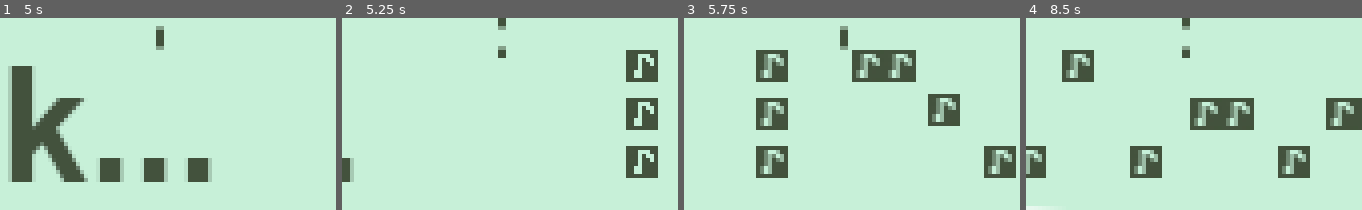
Above: before the commit, frames 1-4 (left to right).
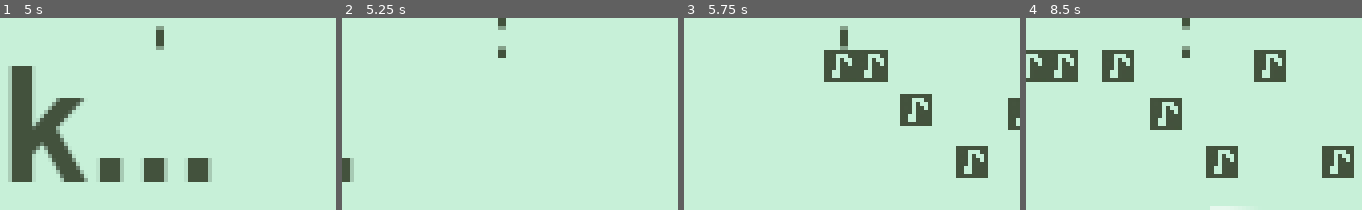
Above: after the commit, the same moments.

Repository: TakacsArtur/CinoRitmo
Game: Godot game, scene res://01/01_01.tscn
The game is run twice, just before and just after one commit, with the same random seed, the same clock (stepped at 60 frames per second) and the same inputs.
Inputs:
- Up to frame 1 (5 s): hold X (botrow) 0.53-1.28 s; tap S (midrow) at 1.35, 4.35 s; hold Space (strum) 2.03-2.78 s; tap W (toprow) at 2.85 s; hold X (botrow) 3.53-4.28 s
- Up to frame 2 (5.25 s): hold Space (strum) from 5.03 s (still down)
- Up to frame 3 (5.75 s): keep holding Space (strum)
- Up to frame 4 (8.5 s): release Space (strum) at 5.78 s; tap W (toprow) at 5.85 s; hold X (botrow) 6.53-7.28 s; tap S (midrow) at 7.35 s; hold Space (strum) from 8.03 s (still down)

Frame 1 is identical in both runs. In frame 2, 3.8% of the frame differs, in the area x 84-95%, y 16-84%; in frame 3, 13%; in frame 4, 17%, in the area x 0-100%, y 16-100%.

Commit message:
first stage is kinda playable now

Diff:
--- a/cinoritmo/01/01_01.tscn
+++ b/cinoritmo/01/01_01.tscn
@@ -1,9 +1,10 @@
-[gd_scene load_steps=29 format=3 uid="uid://ttqelvba0dsy"]
+[gd_scene load_steps=30 format=3 uid="uid://ttqelvba0dsy"]
 
 [ext_resource type="Texture2D" uid="uid://damkd2c0gvcye" path="res://Assets/Jpegs/General/background.png" id="1_1odnx"]
 [ext_resource type="Texture2D" uid="uid://cdjqggj34y1xr" path="res://Assets/Jpegs/General/titel_card.png" id="1_wg34e"]
 [ext_resource type="Script" path="res://01/player_contrrol.gd" id="2_nd7de"]
 [ext_resource type="Texture2D" uid="uid://bbvbsdgy26ek4" path="res://Assets/Jpegs/Beatmarker/beatmarker.png" id="4_2mq13"]
+[ext_resource type="AudioStream" uid="uid://cdx4a3w3ikq76" path="res://Assets/02_Hallotad_E_Hiret/zala.mp3" id="4_x6fek"]
 [ext_resource type="Texture2D" uid="uid://d4khrceasx376" path="res://Assets/Jpegs/Beatmarker/beatmarker_2.png" id="5_anyw3"]
 [ext_resource type="Texture2D" uid="uid://o31moht0nf5g" path="res://Assets/Jpegs/Notemarker/noteMarker.jpg" id="6_vl30o"]
 
@@ -100,26 +101,25 @@
 scale = Vector2(8.54762, 1)
 texture = ExtResource("1_1odnx")
 
+[node name="Repeatarea1" type="Area2D" parent="."]
+position = Vector2(189, 13)
+
+[node name="CollisionShape2D" type="CollisionShape2D" parent="Repeatarea1"]
+position = Vector2(4, 12)
+shape = SubResource("RectangleShape2D_cxxpv")
+
+[node name="01" type="AudioStreamPlayer" parent="Repeatarea1"]
+stream = ExtResource("4_x6fek")
+
 [node name="StartArea" type="Area2D" parent="."]
-position = Vector2(-190, 13)
-
-[node name="NoteMarker" type="Sprite2D" parent="StartArea"]
-texture_filter = 2
-position = Vector2(0, 24)
-texture = ExtResource("6_vl30o")
-
-[node name="NoteMarker2" type="Sprite2D" parent="StartArea"]
-texture_filter = 2
-position = Vector2(0, 12)
-texture = ExtResource("6_vl30o")
-
-[node name="Topwall" type="Sprite2D" parent="StartArea"]
-texture_filter = 2
-texture = ExtResource("6_vl30o")
+position = Vector2(-178, 13)
 
 [node name="CollisionShape2D" type="CollisionShape2D" parent="StartArea"]
-position = Vector2(0, 12)
+position = Vector2(4, 12)
 shape = SubResource("RectangleShape2D_cxxpv")
+
+[node name="01" type="AudioStreamPlayer" parent="StartArea"]
+stream = ExtResource("4_x6fek")
 
 [node name="EndArea" type="Area2D" parent="."]
 position = Vector2(650, 20)
@@ -141,6 +141,11 @@
 [node name="CollisionShape2D" type="CollisionShape2D" parent="EndArea"]
 position = Vector2(0, 12)
 shape = SubResource("RectangleShape2D_cxxpv")
+
+[node name="Zala" type="Node" parent="."]
+
+[node name="ZalaExternalPlayer" type="AudioStreamPlayer" parent="Zala"]
+stream = ExtResource("4_x6fek")
 
 [node name="CharacterBody2D" type="CharacterBody2D" parent="."]
 position = Vector2(-1082, 7)
@@ -163,6 +168,64 @@
 shape = SubResource("RectangleShape2D_tknu1")
 debug_color = Color(0.630455, 0.529542, 0, 0.42)
 
+[node name="topRow2" type="Area2D" parent="."]
+position = Vector2(367, 0)
+
+[node name="FirstNote" type="Sprite2D" parent="topRow2"]
+texture_filter = 2
+position = Vector2(-166, 13)
+texture = ExtResource("6_vl30o")
+
+[node name="SecondNote" type="Sprite2D" parent="topRow2"]
+texture_filter = 2
+position = Vector2(-158, 13)
+texture = ExtResource("6_vl30o")
+
+[node name="CollisionShape2D" type="CollisionShape2D" parent="topRow2"]
+position = Vector2(-162, 13)
+shape = SubResource("RectangleShape2D_4vks1")
+
+[node name="FirstNote7" type="Sprite2D" parent="topRow2"]
+texture_filter = 2
+position = Vector2(-86, 13)
+texture = ExtResource("6_vl30o")
+
+[node name="FirstNote6" type="Sprite2D" parent="topRow2"]
+texture_filter = 2
+position = Vector2(-94, 13)
+texture = ExtResource("6_vl30o")
+
+[node name="CollisionShape2D5" type="CollisionShape2D" parent="topRow2"]
+position = Vector2(-90, 13)
+shape = SubResource("RectangleShape2D_4xpjy")
+
+[node name="FirstNote8" type="Sprite2D" parent="topRow2"]
+texture_filter = 2
+position = Vector2(-72, 13)
+texture = ExtResource("6_vl30o")
+
+[node name="CollisionShape2D4" type="CollisionShape2D" parent="topRow2"]
+position = Vector2(-72, 13)
+shape = SubResource("RectangleShape2D_b3b1k")
+
+[node name="FirstNote11" type="Sprite2D" parent="topRow2"]
+texture_filter = 2
+position = Vector2(-34, 13)
+texture = ExtResource("6_vl30o")
+
+[node name="CollisionShape2D6" type="CollisionShape2D" parent="topRow2"]
+position = Vector2(-34, 13)
+shape = SubResource("RectangleShape2D_n6ji1")
+
+[node name="FirstNote21" type="Sprite2D" parent="topRow2"]
+texture_filter = 2
+position = Vector2(89, 14)
+texture = ExtResource("6_vl30o")
+
+[node name="CollisionShape2D3" type="CollisionShape2D" parent="topRow2"]
+position = Vector2(89, 14)
+shape = SubResource("RectangleShape2D_ksfp5")
+
 [node name="topRow" type="Area2D" parent="."]
 
 [node name="FirstNote" type="Sprite2D" parent="topRow"]
@@ -220,6 +283,82 @@
 position = Vector2(89, 14)
 shape = SubResource("RectangleShape2D_ksfp5")
 
+[node name="midRow2" type="Area2D" parent="."]
+position = Vector2(367, 0)
+
+[node name="FirstNote2" type="Sprite2D" parent="midRow2"]
+texture_filter = 2
+position = Vector2(-147, 24)
+texture = ExtResource("6_vl30o")
+
+[node name="CollisionShape2D7" type="CollisionShape2D" parent="midRow2"]
+position = Vector2(-147, 24)
+shape = SubResource("RectangleShape2D_i5rqr")
+
+[node name="FirstNote4" type="Sprite2D" parent="midRow2"]
+texture_filter = 2
+position = Vector2(-120, 25)
+texture = ExtResource("6_vl30o")
+
+[node name="CollisionShape2D2" type="CollisionShape2D" parent="midRow2"]
+position = Vector2(-120, 25)
+shape = SubResource("RectangleShape2D_d1fm1")
+
+[node name="FirstNote9" type="Sprite2D" parent="midRow2"]
+texture_filter = 2
+position = Vector2(-60, 25)
+texture = ExtResource("6_vl30o")
+
+[node name="CollisionShape2D" type="CollisionShape2D" parent="midRow2"]
+position = Vector2(-60, 25)
+shape = SubResource("RectangleShape2D_wfktj")
+
+[node name="FirstNote13" type="Sprite2D" parent="midRow2"]
+texture_filter = 2
+position = Vector2(-2, 25)
+texture = ExtResource("6_vl30o")
+
+[node name="FirstNote14" type="Sprite2D" parent="midRow2"]
+texture_filter = 2
+position = Vector2(6, 25)
+texture = ExtResource("6_vl30o")
+
+[node name="CollisionShape2D3" type="CollisionShape2D" parent="midRow2"]
+position = Vector2(2, 25)
+shape = SubResource("RectangleShape2D_4fg22")
+
+[node name="FirstNote16" type="Sprite2D" parent="midRow2"]
+texture_filter = 2
+position = Vector2(32, 25)
+texture = ExtResource("6_vl30o")
+
+[node name="FirstNote17" type="Sprite2D" parent="midRow2"]
+texture_filter = 2
+position = Vector2(40, 25)
+texture = ExtResource("6_vl30o")
+
+[node name="CollisionShape2D4" type="CollisionShape2D" parent="midRow2"]
+position = Vector2(36, 25)
+shape = SubResource("RectangleShape2D_tv1p4")
+
+[node name="FirstNote20" type="Sprite2D" parent="midRow2"]
+texture_filter = 2
+position = Vector2(78, 26)
+texture = ExtResource("6_vl30o")
+
+[node name="CollisionShape2D5" type="CollisionShape2D" parent="midRow2"]
+position = Vector2(78, 26)
+shape = SubResource("RectangleShape2D_d53gh")
+
+[node name="FirstNote22" type="Sprite2D" parent="midRow2"]
+texture_filter = 2
+position = Vector2(103, 26)
+texture = ExtResource("6_vl30o")
+
+[node name="CollisionShape2D6" type="CollisionShape2D" parent="midRow2"]
+position = Vector2(103, 26)
+shape = SubResource("RectangleShape2D_0vudq")
+
 [node name="midRow" type="Area2D" parent="."]
 
 [node name="FirstNote2" type="Sprite2D" parent="midRow"]
@@ -295,6 +434,87 @@
 position = Vector2(103, 26)
 shape = SubResource("RectangleShape2D_0vudq")
 
+[node name="bottomRow2" type="Area2D" parent="."]
+position = Vector2(367, 0)
+
+[node name="FirstNote3" type="Sprite2D" parent="bottomRow2"]
+texture_filter = 2
+position = Vector2(-133, 37)
+texture = ExtResource("6_vl30o")
+
+[node name="CollisionShape2D8" type="CollisionShape2D" parent="bottomRow2"]
+position = Vector2(-133, 37)
+shape = SubResource("RectangleShape2D_fh70s")
+
+[node name="FirstNote5" type="Sprite2D" parent="bottomRow2"]
+texture_filter = 2
+position = Vector2(-107, 37)
+texture = ExtResource("6_vl30o")
+
+[node name="CollisionShape2D9" type="CollisionShape2D" parent="bottomRow2"]
+position = Vector2(-107, 37)
+shape = SubResource("RectangleShape2D_5c4jm")
+
+[node name="FirstNote10" type="Sprite2D" parent="bottomRow2"]
+texture_filter = 2
+position = Vector2(-46, 37)
+texture = ExtResource("6_vl30o")
+
+[node name="CollisionShape2D" type="CollisionShape2D" parent="bottomRow2"]
+position = Vector2(-46, 37)
+shape = SubResource("RectangleShape2D_5wpry")
+
+[node name="FirstNote12" type="Sprite2D" parent="bottomRow2"]
+texture_filter = 2
+position = Vector2(-17, 37)
+texture = ExtResource("6_vl30o")
+
+[node name="CollisionShape2D2" type="CollisionShape2D" parent="bottomRow2"]
+position = Vector2(-17, 37)
+shape = SubResource("RectangleShape2D_m2cp3")
+
+[node name="FirstNote15" type="Sprite2D" parent="bottomRow2"]
+texture_filter = 2
+position = Vector2(20, 37)
+texture = ExtResource("6_vl30o")
+
+[node name="CollisionShape2D3" type="CollisionShape2D" parent="bottomRow2"]
+position = Vector2(20, 37)
+shape = SubResource("RectangleShape2D_oj0la")
+
+[node name="FirstNote18" type="Sprite2D" parent="bottomRow2"]
+texture_filter = 2
+position = Vector2(56, 37)
+texture = ExtResource("6_vl30o")
+
+[node name="CollisionShape2D4" type="CollisionShape2D" parent="bottomRow2"]
+position = Vector2(60, 37)
+shape = SubResource("RectangleShape2D_scvof")
+
+[node name="FirstNote19" type="Sprite2D" parent="bottomRow2"]
+texture_filter = 2
+position = Vector2(64, 37)
+texture = ExtResource("6_vl30o")
+
+[node name="FirstNote23" type="Sprite2D" parent="bottomRow2"]
+texture_filter = 2
+position = Vector2(119, 37)
+texture = ExtResource("6_vl30o")
+
+[node name="FirstNote24" type="Sprite2D" parent="bottomRow2"]
+texture_filter = 2
+position = Vector2(127, 37)
+texture = ExtResource("6_vl30o")
+
+[node name="FirstNote25" type="Sprite2D" parent="bottomRow2"]
+texture_filter = 2
+position = Vector2(135, 37)
+texture = ExtResource("6_vl30o")
+
+[node name="CollisionShape2D5" type="CollisionShape2D" parent="bottomRow2"]
+position = Vector2(127, 37)
+shape = SubResource("RectangleShape2D_3klya")
+
 [node name="bottomRow" type="Area2D" parent="."]
 
 [node name="FirstNote3" type="Sprite2D" parent="bottomRow"]
@@ -375,11 +595,18 @@
 position = Vector2(127, 37)
 shape = SubResource("RectangleShape2D_3klya")
 
+[connection signal="body_entered" from="Repeatarea1" to="CharacterBody2D" method="_on_start_area_body_entered"]
 [connection signal="body_entered" from="StartArea" to="CharacterBody2D" method="_on_start_area_body_entered"]
 [connection signal="body_entered" from="EndArea" to="CharacterBody2D" method="_on_end_area_body_entered"]
+[connection signal="body_entered" from="topRow2" to="CharacterBody2D" method="_on_top_row_body_entered"]
+[connection signal="body_exited" from="topRow2" to="CharacterBody2D" method="_on_top_row_body_exited"]
 [connection signal="body_entered" from="topRow" to="CharacterBody2D" method="_on_top_row_body_entered"]
 [connection signal="body_exited" from="topRow" to="CharacterBody2D" method="_on_top_row_body_exited"]
+[connection signal="body_entered" from="midRow2" to="CharacterBody2D" method="_on_mid_row_body_entered"]
+[connection signal="body_exited" from="midRow2" to="CharacterBody2D" method="_on_mid_row_body_exited"]
 [connection signal="body_entered" from="midRow" to="CharacterBody2D" method="_on_mid_row_body_entered"]
 [connection signal="body_exited" from="midRow" to="CharacterBody2D" method="_on_mid_row_body_exited"]
+[connection signal="body_entered" from="bottomRow2" to="CharacterBody2D" method="_on_bottom_row_body_entered"]
+[connection signal="body_exited" from="bottomRow2" to="CharacterBody2D" method="_on_bottom_row_body_exited"]
 [connection signal="body_entered" from="bottomRow" to="CharacterBody2D" method="_on_bottom_row_body_entered"]
 [connection signal="body_exited" from="bottomRow" to="CharacterBody2D" method="_on_bottom_row_body_exited"]
--- a/cinoritmo/01/player_contrrol.gd
+++ b/cinoritmo/01/player_contrrol.gd
@@ -13,38 +13,31 @@
 	#going right 'ere
 	velocity.x = curentVelocity
 	move_and_slide()
-
 func _on_end_area_body_entered(body: Node2D) -> void:
 	curentVelocity = 0
 	print(score)
-
 func _on_start_area_body_entered(body: Node2D) -> void:
 	print("Entered")
-	curentVelocity = 60
-
+	curentVelocity = 40
+	$/root/Node2D/Zala/ZalaExternalPlayer.play()
 func _on_top_row_body_entered(body: Node2D) -> void:
 	intopRow = true
 	print("EnteredTopRow")
 func _on_top_row_body_exited(body: Node2D) -> void:
 	intopRow = false
 	print("ExitedTopRow")
-
 func _on_mid_row_body_entered(body: Node2D) -> void:
 	inmidRow = true
 	print("EnteredMidRow")
-
 func _on_mid_row_body_exited(body: Node2D) -> void:
 	inmidRow = false
 	print("ExitedMidRow")
-
 func _on_bottom_row_body_entered(body: Node2D) -> void:
 	inbotRow = true
 	print("EnteredBotRow")
-
 func _on_bottom_row_body_exited(body: Node2D) -> void:
 	inbotRow = false
 	print("ExitedBotRow")
-
 func _process(delta: float) -> void:
 	#firstly we check if the strumbar is engaged SHOULD IT BE
 	if Input.is_action_pressed("strum"):
@@ -83,10 +76,6 @@
 	##reset the mistake/correctplay, if none of the conditions apply
 	mistake = false
 	correctplay = false
-
-
-
-
 func calculateScore() -> void:
 	if mistake == true:
 		score -= 45
Not shown, changed: cinoritmo/Assets/01_Meg_azt/meg_azt.mp3.import
Not shown, changed: cinoritmo/Assets/02_Hallotad_E_Hiret/zala.mp3.import
